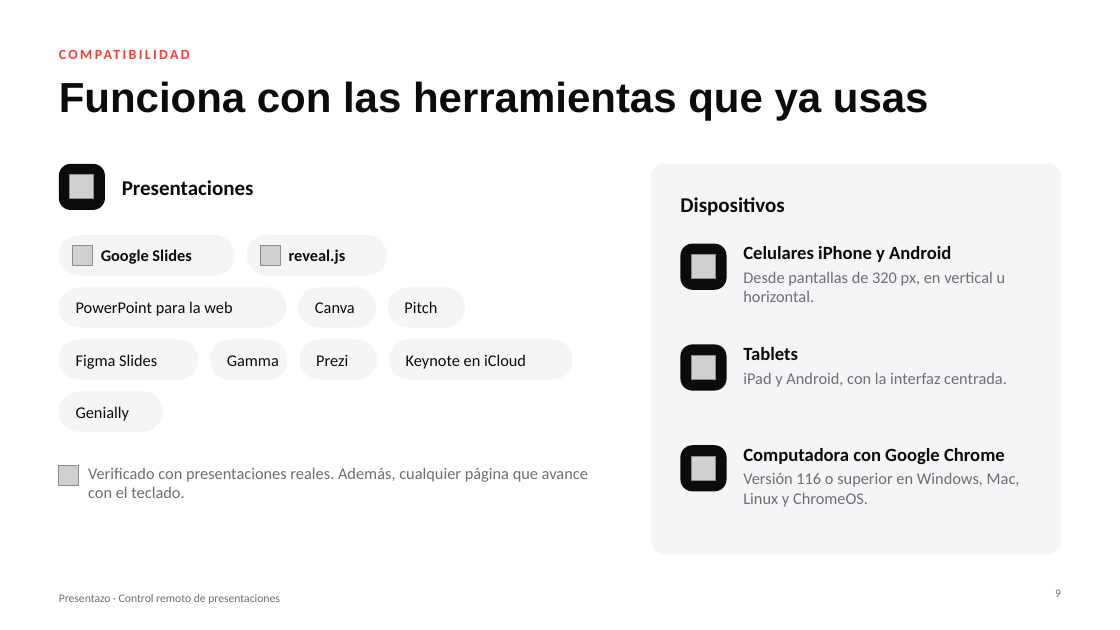
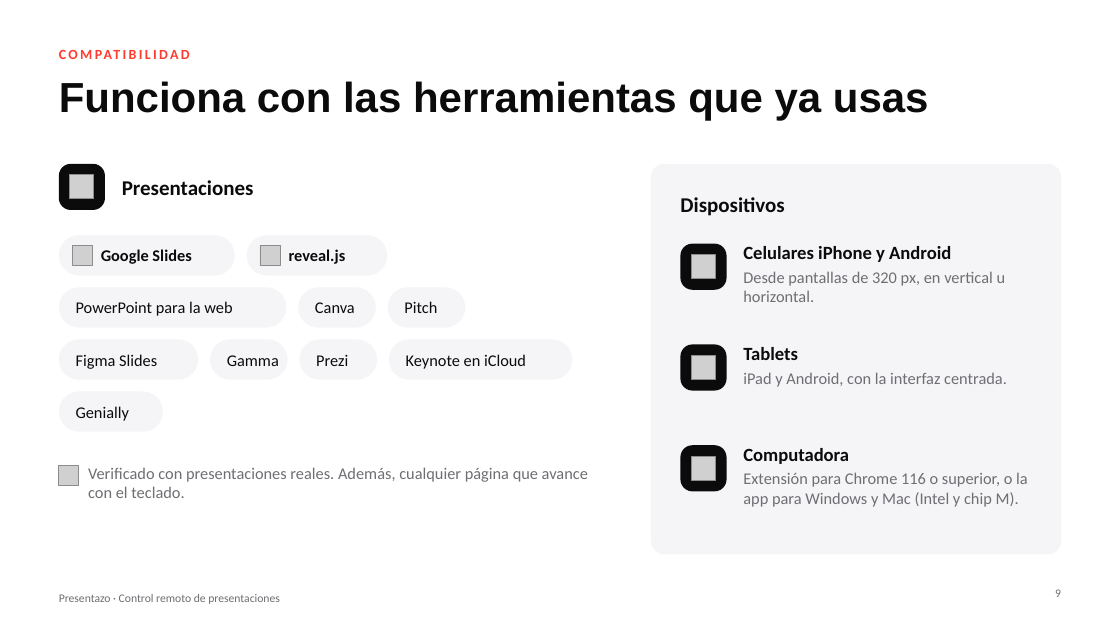
Before and after one commit to mjmc4498/mando, a slide deck: slide 9 of presentacion/mando.pptx. Drawn at 1120x630 pixels with LibreOffice and Linux fonts; fonts in the diff are those of the drawing; grey boxes stand for pictures. Boxes give left, top, right and bottom in pixels: in the first picture for what was removed or moved away, otherwise in the second. Text is boxed around its words. In the diff, an @@ line names an element or a change of style, - is before the commit and + after.

```diff
--- a/presentacion/mando.pptx
+++ b/presentacion/mando.pptx
@@ text at [743, 448, 1028, 507]: text changed @@
-Computadora con Google Chrome
-Versión 116 o superior en Windows, Mac, Linux y ChromeOS.
+Computadora
+Extensión para Chrome 116 o superior, o la app para Windows y Mac (Intel y chip M).
```
Also in this commit, not shown: 1 other slide changed, 1 slide added, 3 other files.
